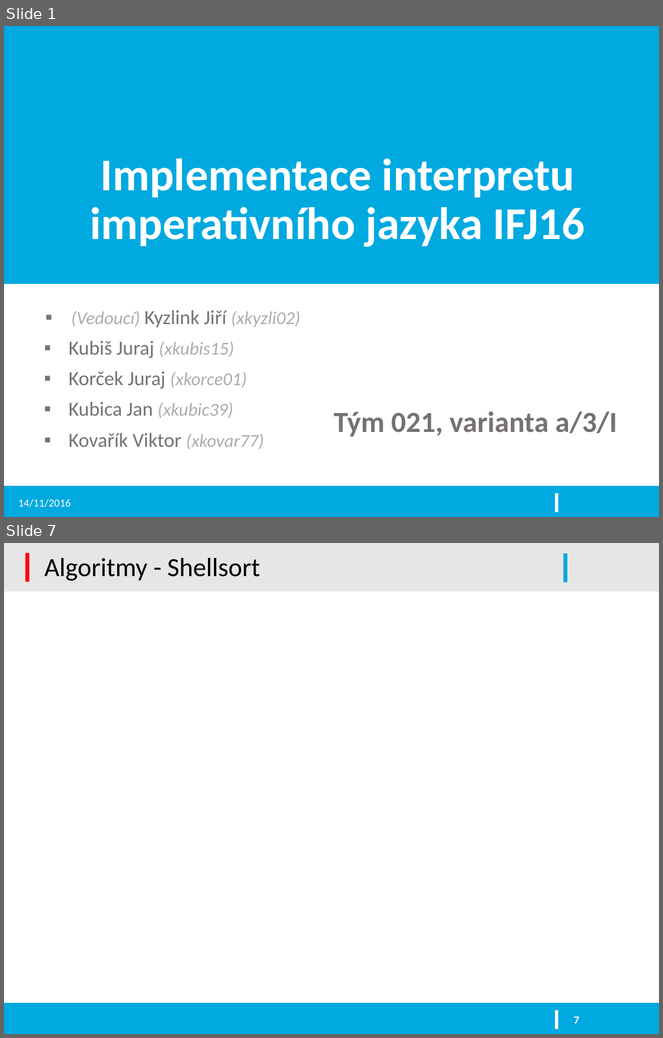
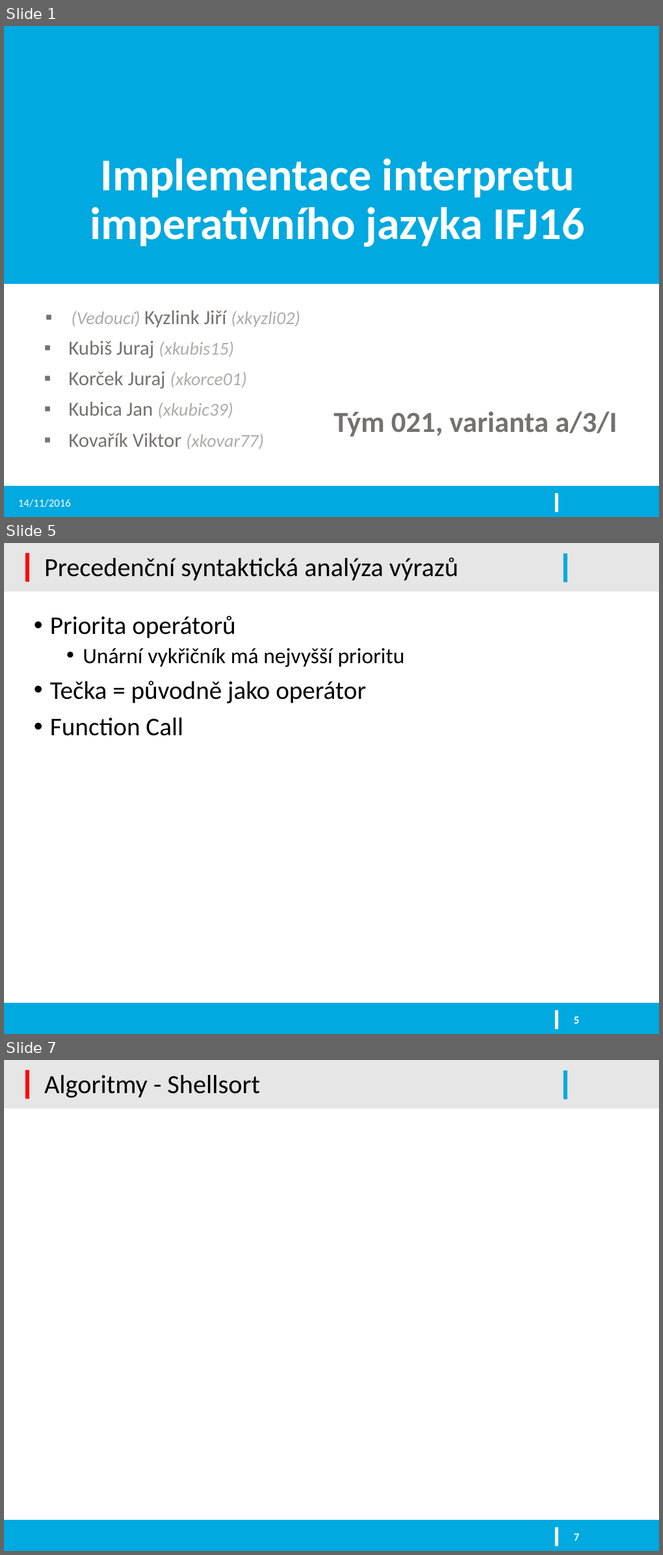
Before and after one commit to kysel/IFJ16, a slide deck: docs/prezentace.pptx. Shown one above the other, each under a label of ours: slides 1 and 7 before the commit, slides 1, 5 and 7 after it; the slides between them are not shown. The pictures are 663x1038 and 663x1555 pixels, drawn with LibreOffice and Linux fonts; fonts in the diff are those of the drawing; background and template pictures are left out. Boxes give left, top, right and bottom in pixels: in the first picture for what was removed or moved away, otherwise in the second. Text is boxed around its words. In the diff, an @@ line names an element or a change of style, - is before the commit and + after.

```diff
--- a/docs/prezentace.pptx
+++ b/docs/prezentace.pptx
@@ slide 5 added at <box>4,543,659,1034</box>, background #FFFFFF; not listed: 5 template elements that a slide beside it also shows @@
@@ title added at <box>44,557,458,581</box>, 28.8 pt, text #000000 @@
+Precedenční syntaktická analýza výrazů
@@ text added at <box>50,616,405,736</box>, 28 pt, text #000000 @@
+• Priorita operátorů
+  • Unární vykřičník má nejvyšší prioritu
+• Tečka = původně jako operátor
+• Function Call
@@ page number added at <box>574,1017,579,1024</box>, 12 pt, text #FFFFFF, bold @@
+5
```
Also in this commit, not shown: 8 other slides added, 5 slides removed.
